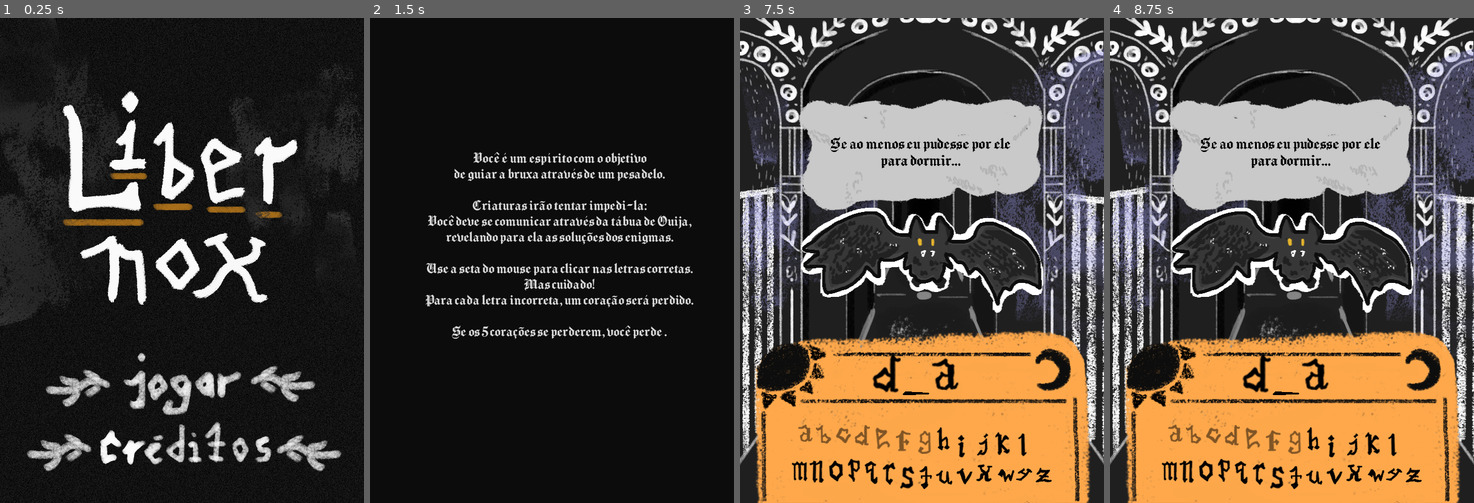
Above: before the commit, frames 1-4 (left to right).
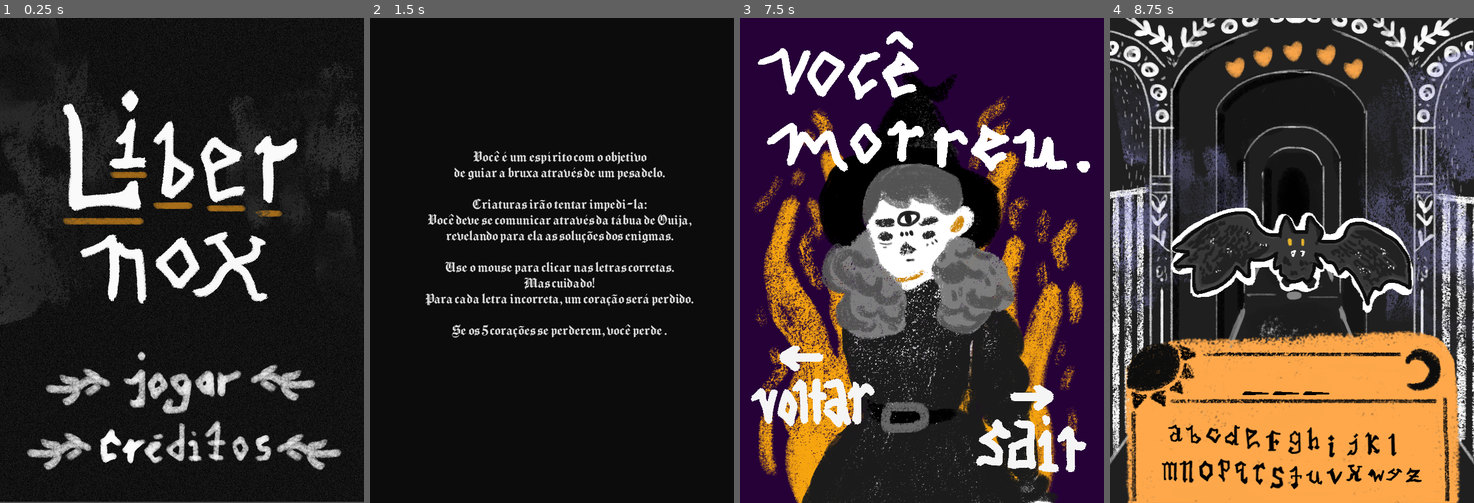
Above: after the commit, the same moments.

Repository: kcabra/ouija
Game: Godot game, scene res://scenes/title.tscn
Same seed, same stepped clock (60 frames per second), same inputs: the game is played once before the commit and once after it.
Inputs (mouse positions are in pixels of both pictures, inside the frame that each line leads up to):
- Up to frame 1 (0.25 s): no input
- Up to frame 2 (1.5 s): click (552, 381) at 0.5 s; click (552, 381) at 1.25 s
- Up to frame 3 (7.5 s): click (922, 381) at 2 s; click (805, 435) at 2.75 s; click (823, 435) at 3.5 s; click (841, 435) at 4.25 s; click (860, 435) at 5 s; click (881, 439) at 5.75 s; click (903, 439) at 6.5 s; click (925, 439) at 7.25 s
- Up to frame 4 (8.75 s): click (1182, 386) at 8.02 s

The runs differ from the first frame. In frame 1, 8.3% of the frame differs, in the area x 0-100%, y 0-100%; in frame 2, 4.7%; in frame 3, 96%; in frame 4, 14%.

Commit message:
implemented victory and defeat

Diff:
--- a/game.tscn
+++ b/game.tscn
@@ -88,18 +88,22 @@
 			get_node(\"4\").visible = false
 "
 
-[sub_resource type="GDScript" id=5]
+[sub_resource type="GDScript" id=3]
 script/source = "extends Sprite
 
 func _ready():
 	$Timer.connect(\"timeout\", self, \"set_visible\", [false])
-"
+
+func speak(tip):
+	$Label.text = tip
+	$Timer.start()
+	visible = true"
 
 [sub_resource type="DynamicFont" id=4]
 size = 33
 font_data = ExtResource( 34 )
 
-[sub_resource type="GDScript" id=2]
+[sub_resource type="GDScript" id=5]
 script/source = "extends AudioStreamPlayer
 
 func _ready():
@@ -120,7 +124,6 @@
 texture = ExtResource( 3 )
 
 [node name="forca" type="Sprite" parent="."]
-editor/display_folded = true
 position = Vector2( 298, 658 )
 scale = Vector2( 0.946667, 0.946667 )
 z_index = 1
@@ -370,11 +373,12 @@
 texture = ExtResource( 32 )
 
 [node name="speak" type="Sprite" parent="forca"]
+editor/display_folded = true
 visible = false
 position = Vector2( 0, -457.394 )
 scale = Vector2( 0.783166, 0.783166 )
 texture = ExtResource( 33 )
-script = SubResource( 5 )
+script = SubResource( 3 )
 
 [node name="Label" type="Label" parent="forca/speak"]
 margin_left = -221.0
--- a/scenes/cards.tscn
+++ b/scenes/cards.tscn
@@ -45,7 +45,6 @@
 valign = 1
 
 [node name="tutorial" type="ColorRect" parent="."]
-editor/display_folded = true
 visible = false
 margin_left = -14.0
 margin_top = -13.0
@@ -67,7 +66,7 @@
 Você deve se comunicar através da tábua de Ouija,
 revelando para ela as soluções dos enigmas.
 
-Use a seta do mouse para clicar nas letras corretas.
+Use o mouse para clicar nas letras corretas.
 Mas cuidado!
 Para cada letra incorreta, um coração será perdido.
 
@@ -86,9 +85,9 @@
 
 [node name="Label" type="Label" parent="creditos"]
 margin_left = -246.0
-margin_top = 105.0
+margin_top = 35.0
 margin_right = 900.0
-margin_bottom = 672.0
+margin_bottom = 792.0
 custom_fonts/font = SubResource( 1 )
 custom_colors/font_color = Color( 0.866667, 0.866667, 0.866667, 1 )
 text = "Jogo carinhosamente feito para a Game Jam Plus 2019
@@ -98,6 +97,8 @@
 
 Efeitos sonoros e musicas fornecidos pelos sites
 Zapsplat.com e Soundbible.com
+
+ Fonte Chomsky por Fredrick Brennan
 
 Efeitos sonoros pelos artistas:
 Mike Koenig
--- /dev/null
+++ b/scenes/endgame.tscn
@@ -0,0 +1,60 @@
+[gd_scene load_steps=4 format=2]
+
+[ext_resource path="res://title/você morreu.png" type="Texture" id=1]
+[ext_resource path="res://title/bruxa 2.png" type="Texture" id=2]
+
+[sub_resource type="GDScript" id=1]
+script/source = "extends Node2D
+
+onready var menu = $sair
+onready var again = $voltar
+
+func _ready():
+	if Data.won == true:
+		yield(get_tree().create_timer(1.0), \"timeout\")
+		$won.visible = true
+		yield(get_tree().create_timer(0.3), \"timeout\")
+		$won.visible = false
+		yield(get_tree().create_timer(0.5), \"timeout\")
+		$won.visible = true
+		yield(get_tree().create_timer(0.3), \"timeout\")
+		$won.visible = false
+		yield(get_tree().create_timer(0.5), \"timeout\")
+		$won.visible = true
+		Data.won = false
+	else:
+		$won.visible = false
+	again.connect(\"pressed\", self, \"to_game\")
+	menu.connect(\"pressed\", self, \"to_menu\")
+
+func to_game():
+	get_tree().change_scene(\"res://game.tscn\")
+
+func to_menu():
+	get_tree().change_scene(\"res://scenes/title.tscn\")
+
+"
+
+[node name="endgame" type="Node2D"]
+script = SubResource( 1 )
+
+[node name="dead" type="Sprite" parent="."]
+texture = ExtResource( 1 )
+centered = false
+
+[node name="won" type="Sprite" parent="."]
+visible = false
+texture = ExtResource( 2 )
+centered = false
+
+[node name="voltar" type="TextureButton" parent="."]
+margin_left = 9.0
+margin_top = 533.0
+margin_right = 232.0
+margin_bottom = 684.0
+
+[node name="sair" type="TextureButton" parent="."]
+margin_left = 359.0
+margin_top = 598.0
+margin_right = 591.0
+margin_bottom = 760.0
--- a/scenes/title.tscn
+++ b/scenes/title.tscn
@@ -47,12 +47,13 @@
 		get_tree().change_scene_to(jogo)"
 
 [node name="title" type="Node2D"]
-script = SubResource( 2 )
+position = Vector2( 0, -2 )
+script = SubResource( 1 )
 
 [node name="menu" type="Sprite" parent="."]
 texture = ExtResource( 1 )
 centered = false
-script = SubResource( 1 )
+script = SubResource( 2 )
 
 [node name="jogar" type="TextureButton" parent="menu"]
 margin_left = 83.0
--- a/scripts/data_handler.gd
+++ b/scripts/data_handler.gd
@@ -1,9 +1,9 @@
 extends Node
 
 var monster_db = Array()
+var won = false
 
 func _ready():
-	print("gothere")
 	var enemy_data = File.new()
 	enemy_data.open("res://monster_db.txt", File.READ)
 	var lines = enemy_data.get_as_text().strip_edges().split("\n")
--- a/scripts/forca.gd
+++ b/scripts/forca.gd
@@ -7,22 +7,11 @@
 var tip: String
 
 var hp = 5
-var tip_counter = 3
+var tip_shown = false
 
 func _ready():
 	clear_scene()
-	if not target == "nunca-mais":
-		for i in range(target.length()):
-			var letter_size = Vector2(25, 35)
-			var ch = target[i]
-			var blank = Sprite.new()
-			blank.set_script(load("res://scripts/char.gd"))
-			blank.character = ch
-			var total_size = letter_size.x * target.length()
-			blank.scale = Vector2.ONE / 4
-			blank.position = Vector2(-total_size/2, 0) + Vector2(letter_size.x, 0)*i
-			target_spaces.add_child(blank)
-	else:
+	if target == "nunca-mais" or target == "aracnofobia":
 		for i in range(target.length()):
 			var escala = 6
 			var letter_size = Vector2(100, 140) / escala
@@ -36,6 +25,17 @@
 			blank.scale = Vector2.ONE / escala
 			blank.position = Vector2(-total_size/2, 0) + Vector2(letter_size.x, 0)*i
 			target_spaces.add_child(blank)
+	else:
+		for i in range(target.length()):
+			var letter_size = Vector2(25, 35)
+			var ch = target[i]
+			var blank = Sprite.new()
+			blank.set_script(load("res://scripts/char.gd"))
+			blank.character = ch
+			var total_size = letter_size.x * target.length()
+			blank.scale = Vector2.ONE / 4
+			blank.position = Vector2(-total_size/2, 0) + Vector2(letter_size.x, 0)*i
+			target_spaces.add_child(blank)
 
 func reveal(node):
 	var ch = node.name
@@ -46,15 +46,7 @@
 			node.revealed = true
 			missed = false
 	if missed:
-		hp -= 1
-		tip_counter -= 1
-		if tip_counter == 0 or hp <= 2:
-			speak.visible = true
-			speak.get_node("Label").text = tip
-			speak.get_node("Timer").start()
-			tip_counter -= 1
-		if hp == 0: # check loss
-			print("lost")
+		hit()
 	# check victory
 	var won = true
 	for child in target_spaces.get_children():
@@ -62,11 +54,18 @@
 			won = false
 			break
 	if won:
-		hp += 1
 		get_parent().get_next_monster()
 
+func hit():
+	hp -= 1
+	if hp < 3 and tip_shown == false:
+		speak.speak(tip)
+		tip_shown = true
+	if hp == 0:
+		get_tree().change_scene("res://scenes/endgame.tscn")
+
 func clear_scene():
-	tip_counter = 3
+	tip_shown = false
 	for child in ouija.get_children():
 		child.modulate.a = 1
 	for child in target_spaces.get_children():
--- a/scripts/game.gd
+++ b/scripts/game.gd
@@ -5,7 +5,7 @@
 
 var current_level = 0
 
-var monster_array: Array = ["bat", "frog", "plant", "moth", "crow", "spider"]
+var monster_array: Array = ["bat", "frog", "plant", "moth", "spider", "crow"]
 var loaded_monster = null
 
 func _ready():
@@ -37,6 +37,7 @@
 
 func get_next_monster():
 	if not monster_array.empty():
+		yield(get_tree().create_timer(0.3), "timeout")
 		get_node("CanvasLayer/ColorRect").visible = true
 		loaded_monster.queue_free()
 		yield(get_tree().create_timer(0.3), "timeout")
@@ -47,8 +48,9 @@
 		get_node("CanvasLayer/ColorRect").visible = false
 		yield(get_tree().create_timer(0.5), "timeout")
 		get_node("CanvasLayer/ColorRect").visible = true
+		load_monster(monster_array.pop_front())
 		yield(get_tree().create_timer(0.7), "timeout")
-		load_monster(monster_array.pop_front())
 		get_node("CanvasLayer/ColorRect").visible = false
 	else:
-		print("you win!")
+		Data.won = true
+		get_tree().change_scene("res://scenes/endgame.tscn")
Not shown, changed: export_presets.cfg
Not shown: 3 places in game.tscn that only renumber resources
Not shown, changed: monster_db.txt
Not shown: 1 places in scenes/title.tscn that only renumber resources
